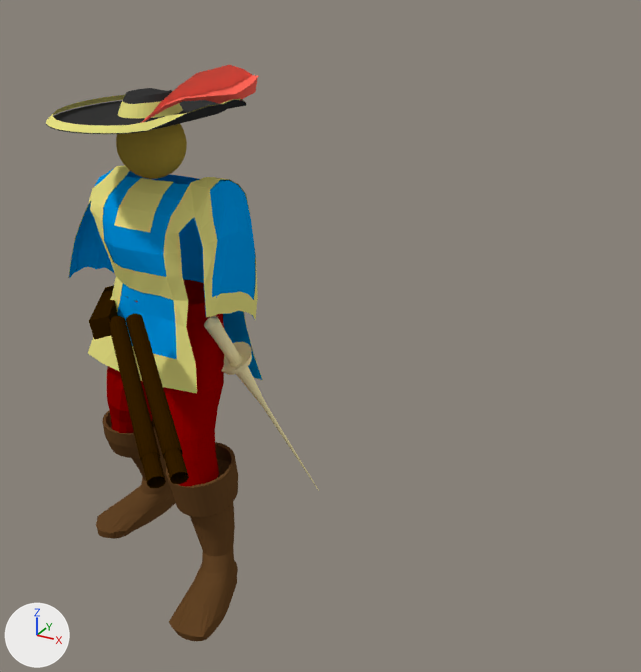
Two versions of the Blender file blender/blender_models_version_1/Musketeers.blend, one commit apart.
The view is the same before and after, from a camera (50 mm lens) standing at (2.03, -2.36, 2.19) and looking at (0.46, 0.5, 0.76). Lighting does not change. The marker at lower left points along +X, +Y and +Z.

Objects in the first picture: 'Musketeers'.
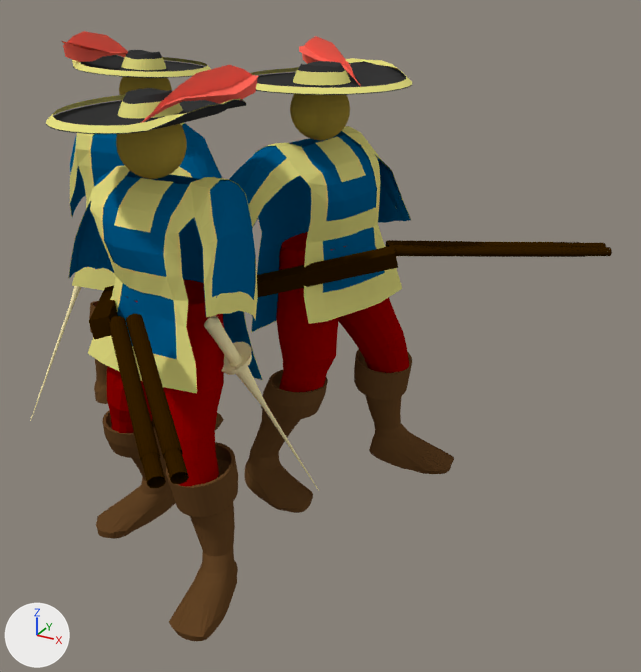
The newer file is also rescaled (x0.725), turned or shifted as a whole; pictures and numbers use the older file's frame.

Location of each change, (x1, y1, x2, y2) in pixels of the pictures (641 x 672 px):
'Musketeers', recoloured
    both: (68, 69, 288, 444)
'Musketeers.001', added
    after: (230, 36, 612, 513)
    faces in mat_hat_rims (yellow #e7e082): (249, 58, 412, 332)
    faces in mat_coat (blue #005c8d): (230, 131, 411, 332)
    faces in mat_boot (brown #634526): (244, 349, 454, 513)
    faces in mat_pants (red #950000): (276, 232, 409, 392)
    faces in mat_musket_wood (brown #321c00): (257, 240, 612, 297)
'Musketeers.002', added
    after: (30, 31, 224, 430)
    faces in mat_hat_rims (yellow #e7e082): (70, 56, 219, 290)
    faces in mat_coat (blue #005c8d): (70, 123, 222, 269)
    faces in mat_feather (red #ff695a): (61, 31, 128, 62)
    faces in mat_hat (black #383838): (74, 50, 204, 78)
    faces in mat_boot (brown #634526): (89, 301, 224, 430)

What the commit changed:
Material 'coat' (mat_coat) changes colour from blue #0097e7 to blue #005c8d; in linear values from (0.0, 0.31, 0.8) to (0.0, 0.108, 0.267).
Mesh me_coat_color_002 is new.
It has 3351 vertices, 5632 faces, 12 loose edges and spans x -0.35..0.62, y -0.81..0.3, z 0.04..1.54.
It uses material mat_hat_rims (yellow #e7e082).
It uses material mat_pants (red #950000).
It uses material mat_boot (brown #634526).
It uses material mat_musket_wood (brown #321c00).
It uses material mat_hat (black #383838).
It uses material mat_feather (red #ff695a).
It uses material mat_coat (blue #005c8d).
It uses material mat_barrel_metal (beige #fff1b8).
It uses material mat_material (yellow #a18a38).
Object 'Musketeers.002' (ob_musketeers_002) is new; it shows me_coat_color_002.
Its location is (-0.644, 0.658, -0.074).
Its rotation in degrees is (2.5, -3.6, -164).
Its scale is (1.25, 1.25, 1.25).
Object 'Musketeers.001' (ob_musketeers_001) is new; it shows a copy of me_coat_color_002.
Its location is (0.312, 0.713, -0.067).
Its rotation in degrees is (-1.4, -1, 78).
Its scale is (1.25, 1.25, 1.25).
